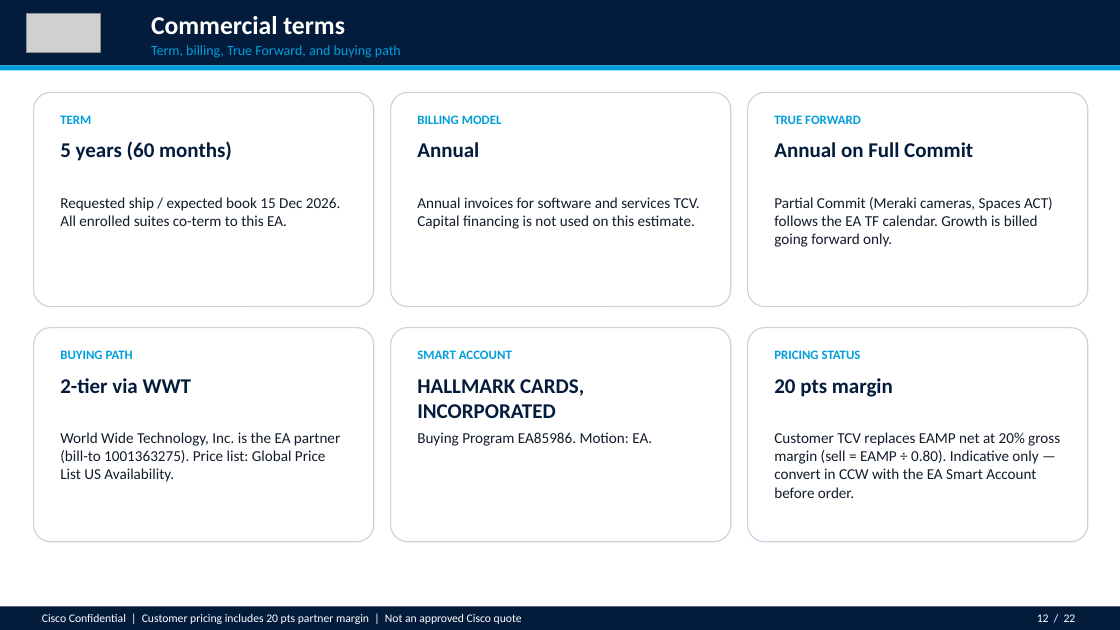
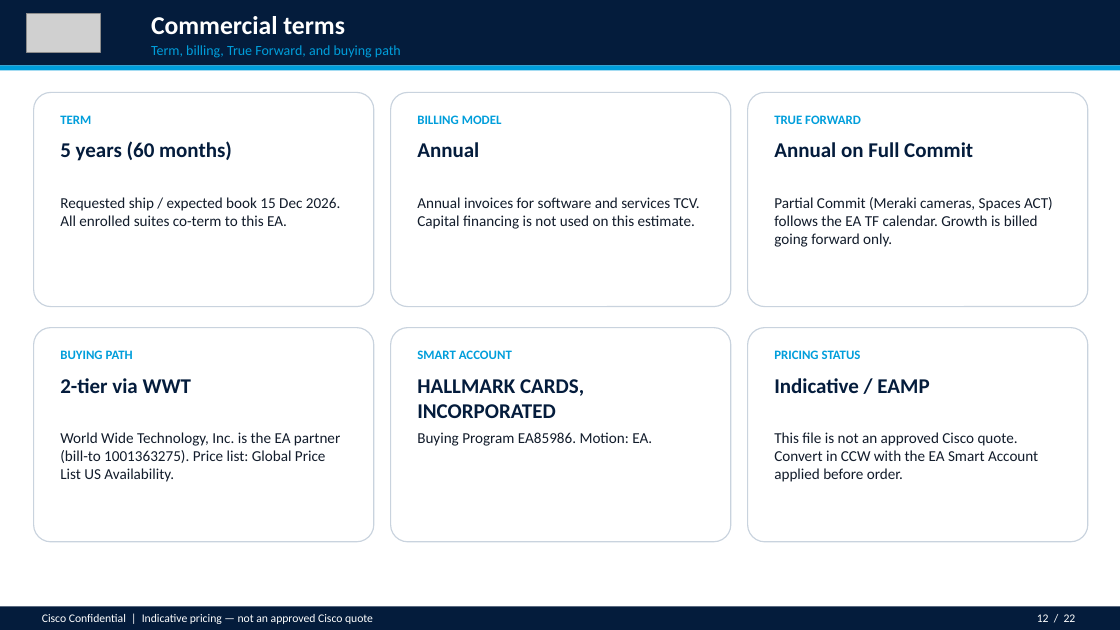
Before and after one commit to chchilds/cxvx, a slide deck: slide 12 of ea-proposal/HALLMARK_CARDS_INCORPORATED_Enterprise_Agreement_Proposal.pptx. Drawn at 1120x630 pixels with LibreOffice and Linux fonts; fonts in the diff are those of the drawing; grey boxes stand for pictures. Boxes give left, top, right and bottom in pixels: in the first picture for what was removed or moved away, otherwise in the second. Text is boxed around its words. In the diff, an @@ line names an element or a change of style, - is before the commit and + after.

```diff
--- a/ea-proposal/HALLMARK_CARDS_INCORPORATED_Enterprise_Agreement_Proposal.pptx
+++ b/ea-proposal/HALLMARK_CARDS_INCORPORATED_Enterprise_Agreement_Proposal.pptx
@@ text at [774, 378, 929, 393]: text changed @@
-20 pts margin
+Indicative / EAMP
@@ text at [774, 432, 1038, 482]: text changed @@
-Customer TCV replaces EAMP net at 20% gross margin (sell = EAMP ÷ 0.80). Indicative only — convert in CCW with the EA Smart Account before order.
+This file is not an approved Cisco quote. Convert in CCW with the EA Smart Account applied before order.
@@ text at [42, 614, 373, 624]: text changed @@
-Cisco Confidential | Customer pricing includes 20 pts partner margin | Not an approved Cisco quote
+Cisco Confidential | Indicative pricing — not an approved Cisco quote
```
Also in this commit, not shown: 20 other slides changed, 2 other files.
